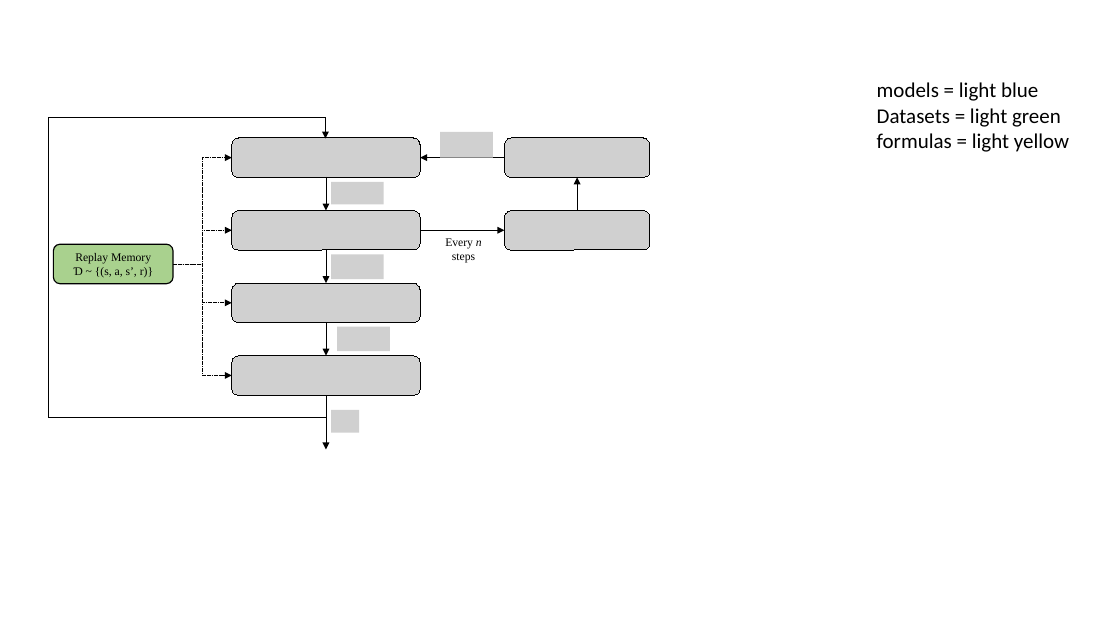
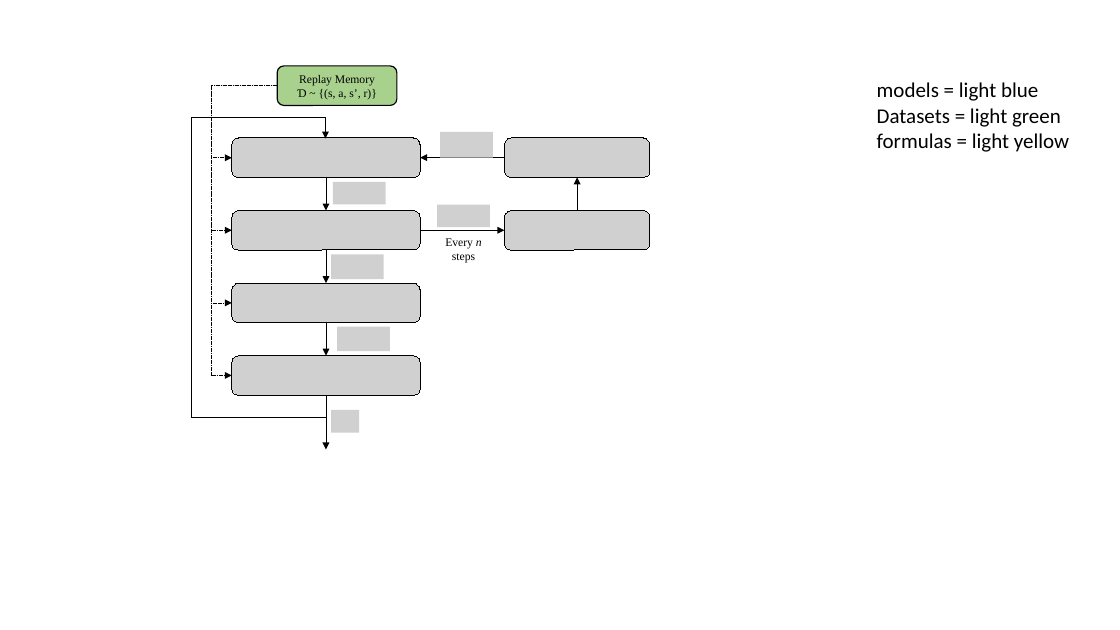
Before and after one commit to UKY-IRA/pytorch-soft-actor-critic, a slide deck: slide 6 of preliminary_results/figures/figures.pptx (slide 5 before the commit). Drawn at 1120x630 pixels with LibreOffice and Linux fonts; fonts in the diff are those of the drawing; grey boxes stand for pictures. Boxes give left, top, right and bottom in pixels: in the first picture for what was removed or moved away, otherwise in the second. Text is boxed around its words. In the diff, an @@ line names an element or a change of style, - is before the commit and + after.

Commit message:
new poster figures

```diff
--- a/preliminary_results/figures/figures.pptx
+++ b/preliminary_results/figures/figures.pptx
@@ elbow arrow moved from (173, 264) - (232, 158) to (277, 86) - (232, 158) @@
@@ elbow arrow moved from (173, 264) - (232, 376) to (277, 86) - (232, 376) @@
@@ elbow arrow moved from (173, 264) - (232, 230) to (277, 86) - (232, 230) @@
@@ elbow arrow moved from (173, 264) - (232, 303) to (277, 86) - (232, 303) @@
@@ rounded rectangle "Replay Memory": place and size @@
-rounded rectangle "Replay Memory" at (54, 245, 173, 284)
+rounded rectangle "Replay Memory" at (277, 66, 397, 105)
@@ elbow arrow (327, 396) - (325, 139): route changed @@
@@ picture added at (437, 205, 490, 228) @@
```
Also in this commit, not shown: 1 other slide changed, 2 slides added, 6 other files.
